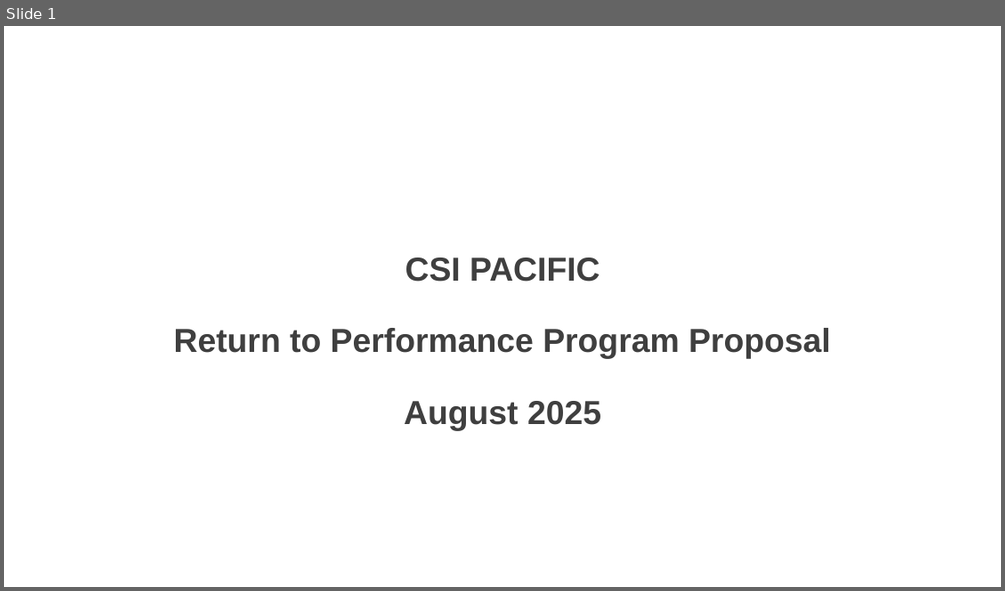
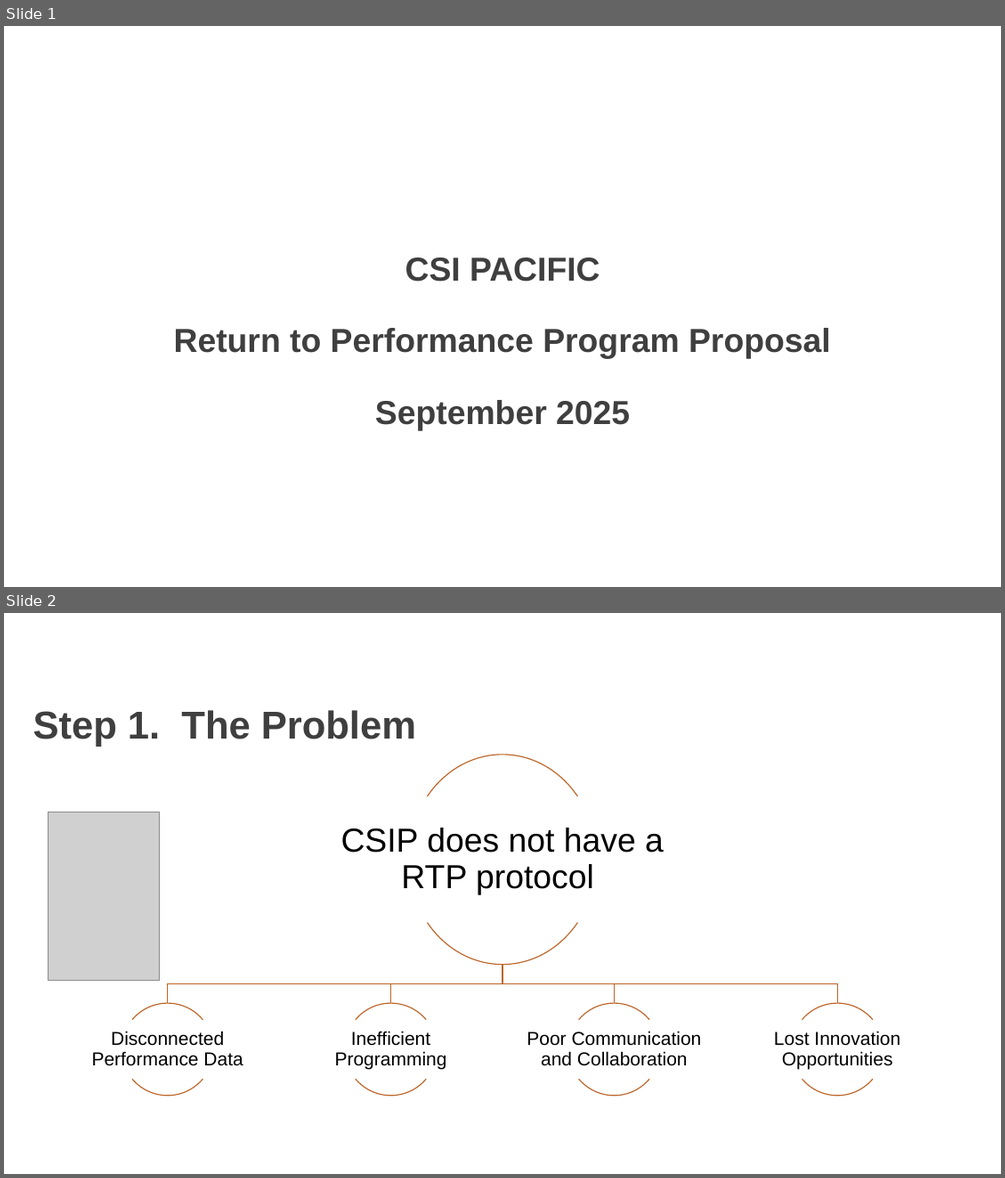
Before and after one commit to AKates717/CSI-Pacific-RTP, a slide deck: RTP Resources/RTP_Project_Pitch.pptx. Shown one above the other, each under a label of ours: slide 1 before the commit, slides 1 and 2 after it. The pictures are 1005x591 and 1005x1178 pixels, drawn with LibreOffice and Linux fonts; fonts in the diff are those of the drawing; grey boxes stand for pictures; background and template pictures are left out. Boxes give left, top, right and bottom in pixels: in the first picture for what was removed or moved away, otherwise in the second. Text is boxed around its words. In the diff, an @@ line names an element or a change of style, - is before the commit and + after.

```diff
--- a/RTP Resources/RTP_Project_Pitch.pptx
+++ b/RTP Resources/RTP_Project_Pitch.pptx
@@ slide 2 added at [4,613,1001,1174], background picture (left out) @@
@@ title added at [33,710,416,747], 37.3 pt, text #3F3F3F, bold @@
+Step 1. The Problem
@@ picture added at [48,811,160,981] @@
@@ group added at [92,755,900,1095]: 10 arc (boxed as its full ellipse)s, 5 texts, 4 freeform shapes @@
+CSIP does not have a RTP protocol
+Disconnected Performance Data
+Inefficient Programming
+Poor Communication and Collaboration
+Lost Innovation Opportunities
@@ slide 1 changed as well @@
@@ title at [174,257,831,431]: text changed @@
-CSI PACIFIC
-Return to Performance Program Proposal
-August 2025
+CSI PACIFIC
+Return to Performance Program Proposal
+September 2025
```
Also in this commit, not shown: 7 other slides changed, 1 other slide added, 1 slide removed, 49 other files.
